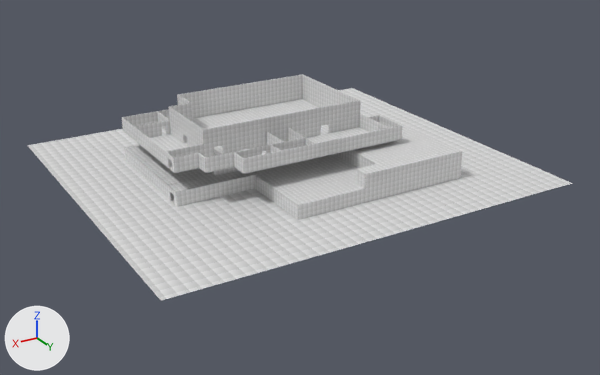
An edit to the Blender file vongott/Assets/Mesh/Maps/la_guardia_air_terminal.blend, drawn before and after from the same camera.
Before and after are seen from a 50 mm lens placed at (78.7, 146.0, 66.4), pointed at (-6.4, 4.1, -4.5). The axes (+X, +Y, +Z) are drawn at lower left. The lights are the same throughout. Objects named as collision shapes, trigger or cutter boxes, shadow casters or lower levels of detail are left out.

Script lines for the objects in view, before the commit:
```python
me_cube_001 = bpy.data.meshes.new('Cube.001')
me_cube_001.from_pydata(...)  # 1566 vertices, 1531 faces, 21 loose edges; spans x -50.0..40.0, y -9.0..13.0, z -40.0..40.0
me_cube_001.materials.append(mat_editor_test_512_png)  # picture img_editor_test_512_png
ob_map_la_guardia_air_terminal = bpy.data.objects.new('map_la_guardia_air_terminal', me_cube_001)
ob_map_la_guardia_air_terminal.location = (0.0, 0.0, 0.0)
ob_map_la_guardia_air_terminal.rotation_euler = (1.571, 0.0, 0.0)  # degrees (90, 0, 0)
```
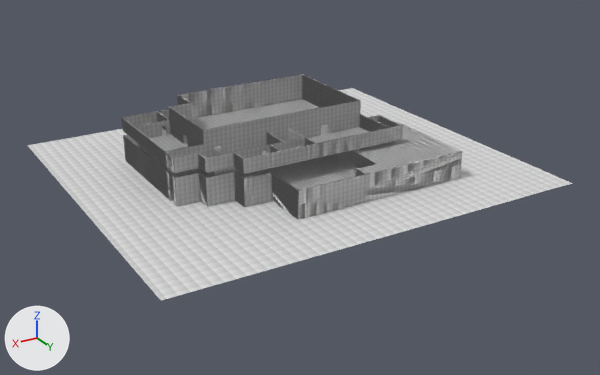
Changed parts and their boxes [x1, y1, x2, y2] in the pictures (600 x 375 px):
part 1 of me_cube_001, built on: before [177, 175, 299, 240]; after [122, 74, 463, 240]

What changed in the scene script:
```text
Change me_cube_001:
    used by ob_map_la_guardia_air_terminal; location = (0.0, 0.0, 0.0); rotation_euler = (1.571, 0.0, 0.0), in degrees (90, 0, 0)
    remove me_cube_001.from_pydata(...)  # 1566 vertices, 1531 faces, 21 loose edges; spans x -50.0..40.0, y -9.0..13.0, z -40.0..40.0
    add me_cube_001.from_pydata(...)  # 2907 vertices, 2776 faces, 21 loose edges; spans x -50.0..40.0, y -9.0..13.0, z -40.0..40.0
    me_cube_001 part 1: 7 vertices removed from x 7.1..14.2, y 0.0..3.0, z -10.0..24.2; 1348 vertices added at x -32.1..24.1, y -9.0..13.0, z -26.1..29.1
```
